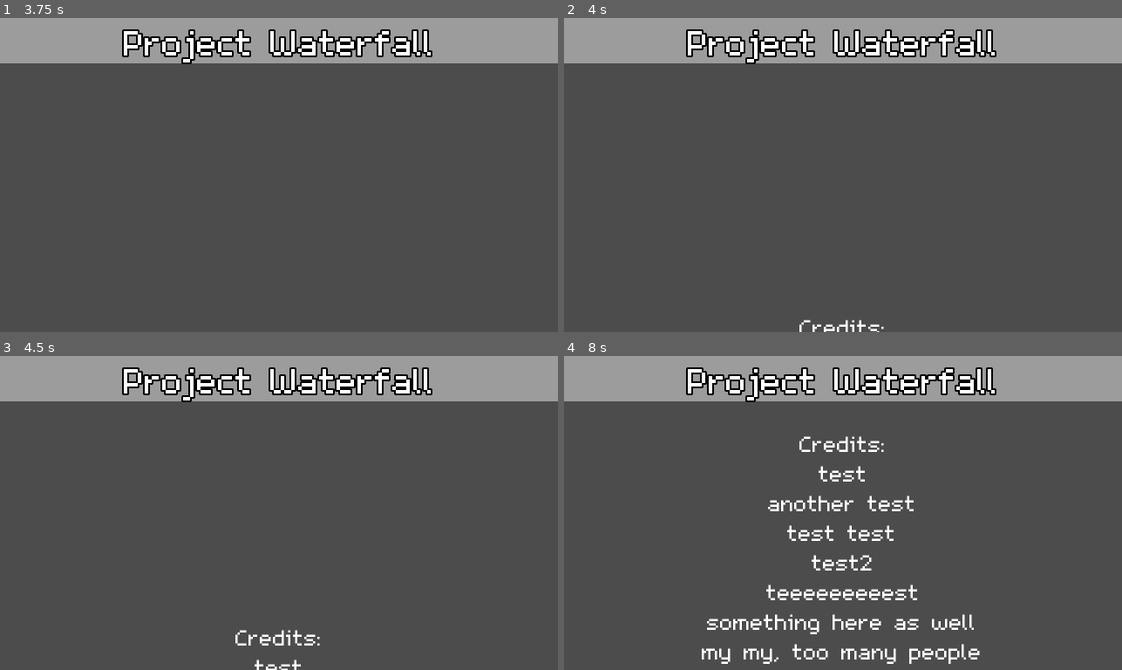
Above: before the commit, frames 1-4 (two rows, left to right).
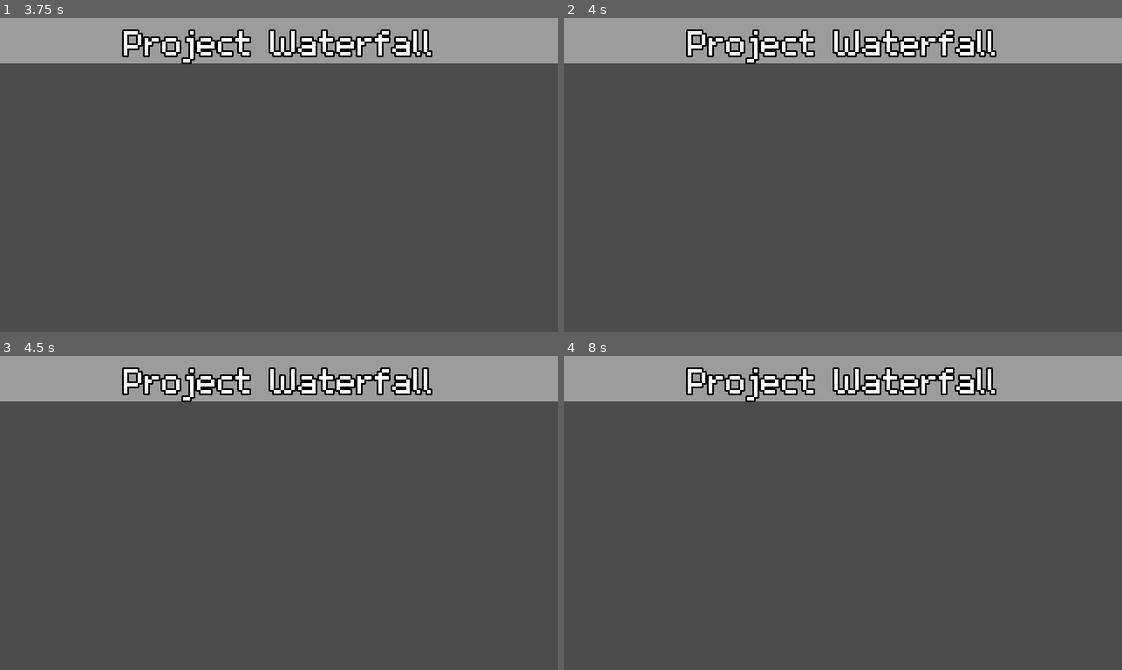
Above: after the commit, the same moments.

Repository: DissonantVoid/Project-Waterfall
Game: Godot game, scene res://scenes/game/menu.tscn
The game is run twice, just before and just after one commit, with the same random seed, the same clock (stepped at 60 frames per second) and the same inputs.
Inputs (mouse positions are in pixels of both pictures, inside the frame that each line leads up to):
- Up to frame 1 (3.75 s): click "CREDITS" at 0.5 s; move the mouse to (401, 159) at 1.27 s; move the mouse to (167, 190) at 2.02 s; tap Enter at 2.75 s; move the mouse to (334, 105) at 2.77 s; tap Space at 3.5 s; move the mouse to (251, 237) at 3.52 s
- Up to frame 2 (4 s): no input
- Up to frame 3 (4.5 s): move the mouse to (446, 560) at 4.27 s
- Up to frame 4 (8 s): move the mouse to (675, 465) at 5.02 s; move the mouse to (870, 513) at 5.77 s; move the mouse to (759, 434) at 6.52 s; move the mouse to (965, 497) at 7.27 s

Frame 1 is identical in both runs. In frame 2, 0.2% of the frame differs, in the area x 42-58%, y 96-100%; in frame 3, 0.4%; in frame 4, 3.6%, in the area x 24-75%, y 25-99%.

Commit message:
added cursor and background art
credits to VGamer#2111 and SleepingYellowCreature#1520

Diff:
--- a/project.godot
+++ b/project.godot
@@ -35,6 +35,7 @@
 window/size/height=180
 window/size/test_width=1280
 window/size/test_height=720
+mouse_cursor/custom_image="res://resources/textures/cursor.png"
 window/stretch/mode="2d"
 window/stretch/aspect="keep"
 
--- a/scenes/game/credits.tscn
+++ b/scenes/game/credits.tscn
@@ -80,7 +80,8 @@
 anchor_right = 1.0
 anchor_bottom = 1.0
 margin_top = 181.0
-margin_bottom = 217.0
+margin_right = 640.0
+margin_bottom = 2503.0
 custom_fonts/normal_font = SubResource( 1 )
 bbcode_enabled = true
 bbcode_text = "[center]
--- a/scenes/objects/button.tscn
+++ b/scenes/objects/button.tscn
@@ -23,7 +23,6 @@
 [node name="Button" type="TextureButton"]
 margin_right = 64.0
 margin_bottom = 32.0
-mouse_default_cursor_shape = 2
 size_flags_horizontal = 6
 texture_normal = SubResource( 1 )
 texture_pressed = SubResource( 2 )
Not shown, changed: plan/TODO.txt
Binary file changed: resources/textures/background.png
Binary file added: resources/textures/cursor.png
Not shown, added: resources/textures/cursor.png.import
